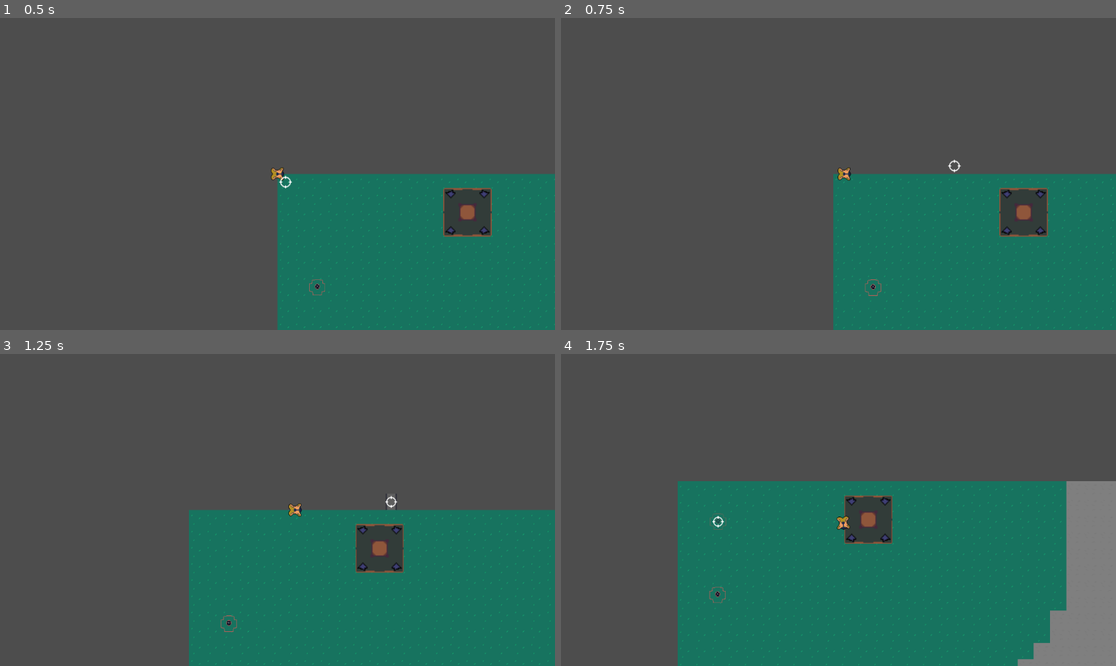
Above: before the commit, frames 1-4 (two rows, left to right).
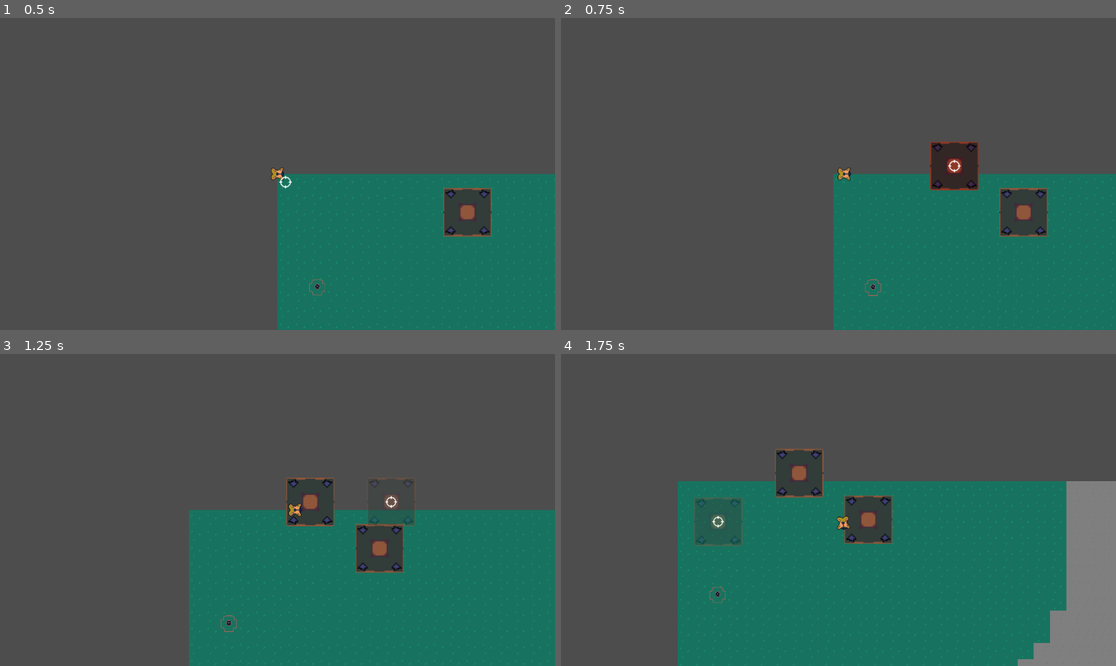
Above: after the commit, the same moments.

Repository: christianfelipesf/Factolyth
Game: Godot game, scene res://scenes/mundo.tscn
Two runs of this game, one before a commit and one after it. Both use one fixed random seed, a clock stepped at 60 frames per second and the inputs below.
Inputs (mouse positions are in pixels of both pictures, inside the frame that each line leads up to):
- Up to frame 1 (0.5 s): no input
- Up to frame 2 (0.75 s): move the mouse to (960, 158) at 0.52 s; hold Right (ui_right) from 0.53 s (still down); hold E (interact) from 0.53 s (still down); click (960, 158) at 0.67 s
- Up to frame 3 (1.25 s): keep holding Right (ui_right); keep holding E (interact); tap 2 (selecionar_broca) at 0.8 s
- Up to frame 4 (1.75 s): move the mouse to (727, 525) at 1.27 s; release Right (ui_right) at 1.28 s; release E (interact) at 1.28 s; hold Down (ui_down) from 1.28 s (still down); tap 2 (selecionar_broca) at 1.35 s; tap 1 (selecionar_esteira) at 1.55 s

Frame 1 is identical in both runs. In frame 2, 1.4% of the frame differs, in the area x 66-76%, y 39-56%; in frame 3, 1.4%; in frame 4, 1.7%, in the area x 23-48%, y 30-62%.

Commit message:
agente
agente

Diff:
--- a/project.godot
+++ b/project.godot
@@ -14,6 +14,7 @@
 run/main_scene="uid://ipe32kmj2hky"
 config/features=PackedStringArray("4.6", "GL Compatibility")
 config/icon="res://icon.svg"
+config/main_scene="res://scenes/main.tscn"
 
 [input]
 
--- a/scenes/jogador.tscn
+++ b/scenes/jogador.tscn
@@ -2,24 +2,9 @@
 
 [ext_resource type="Script" uid="uid://b8oku6opv2bq" path="res://scripts/jogador.gd" id="1_uahlj"]
 [ext_resource type="Texture2D" uid="uid://bdn21qkvr6opd" path="res://images/criatura.png" id="1_vwxko"]
-[ext_resource type="PackedScene" uid="uid://d0v82jkqbhyw5" path="res://scenes/posicionaveis/esteira.tscn" id="2_32758"]
-[ext_resource type="PackedScene" uid="uid://cp36x28u6o7iv" path="res://scenes/posicionaveis/broca.tscn" id="2_g1ob3"]
-[ext_resource type="Script" uid="uid://xxty14dtc2hk" path="res://scripts/item_construcao.gd" id="3_lj65x"]
 [ext_resource type="Texture2D" uid="uid://cml6qdh5fisyv" path="res://images/target_round_b.png" id="4_qcln2"]
 [ext_resource type="Shader" uid="uid://cxfqaxiy367r1" path="res://scripts/cursor.gdshader" id="4_s760d"]
 [ext_resource type="Script" uid="uid://dbpjo4ncb31jf" path="res://scripts/cursor.gd" id="5_lj65x"]
-
-[sub_resource type="Resource" id="Resource_a7p4t"]
-script = ExtResource("3_lj65x")
-nome = "Broca"
-cena_objeto = ExtResource("2_g1ob3")
-metadata/_custom_type_script = "uid://xxty14dtc2hk"
-
-[sub_resource type="Resource" id="Resource_8gwte"]
-script = ExtResource("3_lj65x")
-nome = "Esteira"
-cena_objeto = ExtResource("2_32758")
-metadata/_custom_type_script = "uid://xxty14dtc2hk"
 
 [sub_resource type="CircleShape2D" id="CircleShape2D_uahlj"]
 
@@ -42,8 +27,6 @@
 MIN_ZOOM = 0.7
 MAX_ZOOM = 1.4
 ZOOM_STEP = 0.5
-recurso_esteira = SubResource("Resource_a7p4t")
-recurso_broca = SubResource("Resource_8gwte")
 
 [node name="Sprite2D" type="Sprite2D" parent="player" unique_id=101199477]
 rotation = 1.5707964
--- a/scenes/mundo.tscn
+++ b/scenes/mundo.tscn
@@ -3,7 +3,7 @@
 [ext_resource type="PackedScene" uid="uid://cp36x28u6o7iv" path="res://scenes/posicionaveis/broca.tscn" id="1_0vka0"]
 [ext_resource type="PackedScene" uid="uid://cp6y5ftt0rtb" path="res://scenes/tilesets.tscn" id="1_wqn8j"]
 [ext_resource type="PackedScene" uid="uid://bemv5lqoxi88n" path="res://scenes/jogador.tscn" id="2_a2ps7"]
-[ext_resource type="PackedScene" uid="uid://hf2slnik78ij" path="res://scenes/nucleo.tscn" id="4_yi5ae"]
+[ext_resource type="PackedScene" uid="uid://hf2slnik78ij" path="res://scenes/posicionaveis/nucleo.tscn" id="4_yi5ae"]
 
 [node name="Mundo" type="Node2D" unique_id=1419332585]
 
@@ -16,3 +16,5 @@
 
 [node name="Nucleo" parent="." unique_id=1060668434 instance=ExtResource("4_yi5ae")]
 position = Vector2(377, 76)
+collision_layer = 4
+collision_mask = 16
--- a/scripts/jogador.gd
+++ b/scripts/jogador.gd
@@ -11,13 +11,38 @@
 @export var ZOOM_SPEED := 5.0
 @export var ZOOM_STEP := 0.05
 
-# --- 🌟 NOVAS CONFIGURAÇÕES MODULARES DE CONSTRUÇÃO ---
-@export var recurso_esteira: ItemConstrucao
-@export var recurso_broca: ItemConstrucao
+# --- 🌟 ITENS CONSTRUÍVEIS (carregados automaticamente de res://scenes/posicionaveis/) ---
+var _itens_construcao: Array[ItemConstrucao] = []
+var _indice_item_atual: int = -1
 
 @onready var target_zoom_value: float = (MIN_ZOOM + MAX_ZOOM) / 2.0
 @onready var camera: Camera2D = $Camera2D
-@onready var marker: Marker2D = $Marker2D # Pega a referência do seu cursor modular
+@onready var marker: Marker2D = $Marker2D
+
+func _ready() -> void:
+	carregar_itens_construcao()
+
+func carregar_itens_construcao() -> void:
+	var dir = DirAccess.open("res://scenes/posicionaveis/")
+	if dir == null:
+		push_error("Não foi possível abrir res://scenes/posicionaveis/")
+		return
+	dir.list_dir_begin()
+	var nome_arquivo = dir.get_next()
+	while nome_arquivo != "":
+		if nome_arquivo.ends_with(".tscn") and not nome_arquivo.begins_with("."):
+			var caminho = "res://scenes/posicionaveis/" + nome_arquivo
+			var cena = load(caminho) as PackedScene
+			if cena != null:
+				var item = ItemConstrucao.new()
+				item.nome = nome_arquivo.replace(".tscn", "").capitalize()
+				item.cena_objeto = cena
+				item.compensar_rotacao_90 = false
+				_itens_construcao.append(item)
+		nome_arquivo = dir.get_next()
+	dir.list_dir_end()
+	if _itens_construcao.is_empty():
+		push_error("Nenhum item construível encontrado em res://scenes/posicionaveis/")
 
 func _physics_process(delta: float) -> void:
 	# 1. Movimento e Direção da Nave
@@ -50,13 +75,11 @@
 			target_zoom_value -= ZOOM_STEP
 		target_zoom_value = clamp(target_zoom_value, MIN_ZOOM, MAX_ZOOM)
 
-	# [🌟 SELEÇÃO DOS ITENS VIA RECURSOS]
-	# Certifique-se de que esses nomes de Input Actions ("selecionar_esteira", etc.)
-	# batem com o que você configurou no seu Input Map!
-	if event.is_action_pressed("selecionar_esteira") and recurso_esteira != null:
-		marker.equipar_item(recurso_esteira)
-		print("Modular: Esteira equipada no cursor.")
-
-	elif event.is_action_pressed("selecionar_broca") and recurso_broca != null:
-		marker.equipar_item(recurso_broca)
-		print("Modular: Broca equipada no cursor.")
+	# [🌟 CICLO DE ITENS COM E]
+	if event.is_action_pressed("interact"):
+		if _itens_construcao.is_empty():
+			return
+		_indice_item_atual = (_indice_item_atual + 1) % _itens_construcao.size()
+		var item = _itens_construcao[_indice_item_atual]
+		marker.equipar_item(item)
+		print("🔧 Item selecionado: ", item.nome)
Renamed: scenes/nucleo.tscn -> scenes/posicionaveis/nucleo.tscn
Not shown, added: .opencode/agents/factolyth-dev.md
Not shown, added: .opencode/agents/godot-review.md
Not shown, changed: INSTRUCOES_AI.md
Not shown, added: opencode.jsonc
